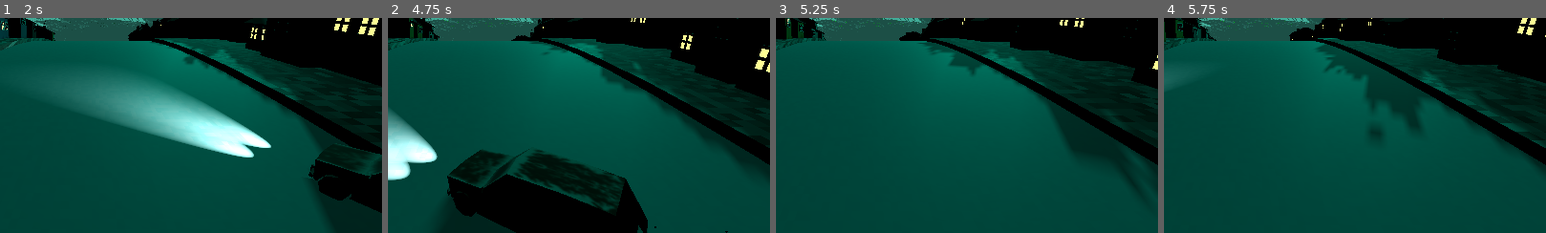
Above: before the commit, frames 1-4 (left to right).
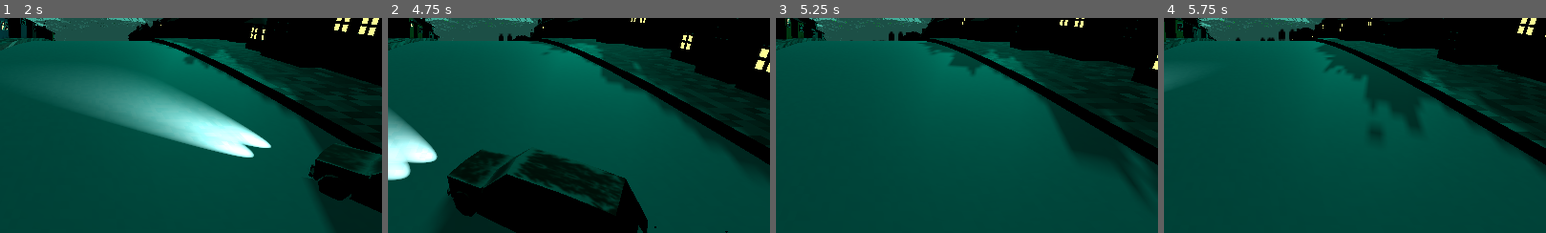
Above: after the commit, the same moments.

Repository: bjornarprytz/waves
Game: Godot game, scene res://main.tscn
The game is run twice, just before and just after one commit, with the same random seed, the same clock (stepped at 60 frames per second) and the same inputs.
Inputs:
- Up to frame 1 (2 s): hold Right (steer_right) 0.53-1.28 s; hold A (steer_left) from 1.28 s (still down)
- Up to frame 2 (4.75 s): release A (steer_left) at 2.03 s; hold Right (steer_right) 2.03-3.53 s; hold A (steer_left) from 3.53 s (still down)
- Up to frame 3 (5.25 s): keep holding A (steer_left)
- Up to frame 4 (5.75 s): keep holding A (steer_left)
The pictures show only the part of the screen within x 38-88%, y 31-81%; the shares and areas given below are measured in that part.

Frame 1 is identical in both runs. In frame 2, less than 0.1% of the frame differs, in the area x 29-33%, y 7-11%; in frame 3, 0.1%; in frame 4, 0.2%, in the area x 18-34%, y 4-11%.

Commit message:
wip tourist

Diff:
--- a/src/ground.gd
+++ b/src/ground.gd
@@ -44,7 +44,7 @@
         _reset_tourist_timer()
 
 func _reset_tourist_timer():
-    next_tourist_spawn = randf_range(2.0, 6.0) # Random interval between 2-6 seconds
+    next_tourist_spawn = randf_range(1.0, 2.0) # Random interval between 1-2 seconds
     tourist_spawn_timer = 0.0
 
 func _spawn_tourist_group():
@@ -60,14 +60,18 @@
 
         var x = cos(local_angle_rad) * self.mesh.top_radius
         var z = sin(local_angle_rad) * self.mesh.top_radius
-        var y = base_y + randf_range(-0.5, 0.5) # Slight variation within group
+        var y = base_y + randf_range(-2.5, 2.5) # Slight variation within group
 
         add_child(tourist_instance)
         tourist_instance.position = Vector3(x, y, z)
 
-        # Rotate tourist to stand upright on cylinder (outward = up)
+        # Rotate tourist so Y-axis points away from wheel center (outward)
         var outward = Vector3(x, 0, z).normalized()
-        tourist_instance.basis = Basis.looking_at(-outward, Vector3.FORWARD)
+        var forward = Vector3.UP.cross(outward).normalized()
+        var right = -outward.cross(forward).normalized()
+
+        # Basis with Y-axis = outward, Z-axis = -forward, X-axis = right
+        tourist_instance.basis = Basis(right, outward, -forward)
     print("Spawned %d tourists" % group_size)
 
 func _spawn_buildings():
--- a/src/tourist.tscn
+++ b/src/tourist.tscn
@@ -4,14 +4,18 @@
 [ext_resource type="Texture2D" uid="uid://bfmdqnchfsyfb" path="res://assets/img/tourist.png" id="1_uc8sr"]
 
 [sub_resource type="StandardMaterial3D" id="StandardMaterial3D_vkp31"]
+transparency = 4
+cull_mode = 2
 albedo_texture = ExtResource("1_uc8sr")
-billboard_mode = 2
 
 [sub_resource type="QuadMesh" id="QuadMesh_d4pc4"]
+lightmap_size_hint = Vector2i(7, 12)
 material = SubResource("StandardMaterial3D_vkp31")
-size = Vector2(1, 2)
+size = Vector2(0.5, 1)
 
 [sub_resource type="CapsuleShape3D" id="CapsuleShape3D_1jonp"]
+radius = 0.21923828
+height = 0.9428711
 
 [node name="Tourist" type="Node3D"]
 script = ExtResource("1_1jonp")
@@ -20,7 +24,7 @@
 unique_name_in_owner = true
 
 [node name="Texture" type="MeshInstance3D" parent="Handle"]
-transform = Transform3D(1, 0, 0, 0, 1, 0, 0, 0, 1, 0, 0.9807391, 0)
+transform = Transform3D(1, 0, 0, 0, 1, 0, 0, 0, 1, 0, 0.505924, 0)
 mesh = SubResource("QuadMesh_d4pc4")
 skeleton = NodePath("../..")
 
@@ -29,5 +33,5 @@
 monitoring = false
 
 [node name="Shape" type="CollisionShape3D" parent="Handle/HitBox"]
-transform = Transform3D(1, 0, 0, 0, 1, 0, 0, 0, 1, 0, 0.18784916, 0)
+transform = Transform3D(1, 0, 0, 0, 1, 0, 0, 0, 1, 0, -0.3407153, 0)
 shape = SubResource("CapsuleShape3D_1jonp")
Not shown, changed: readme.md
